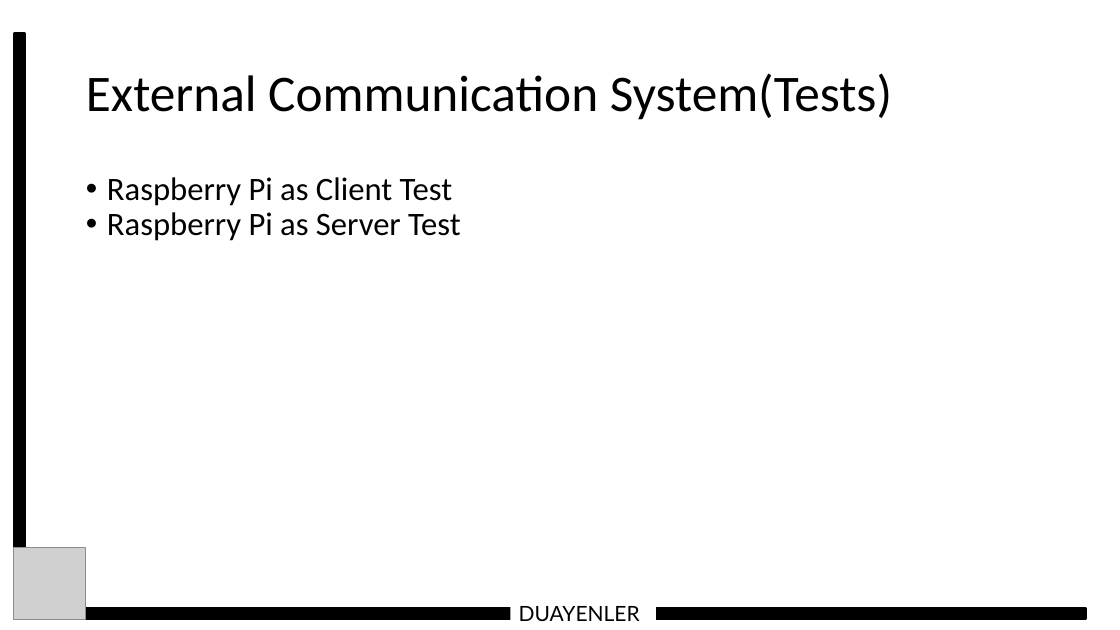
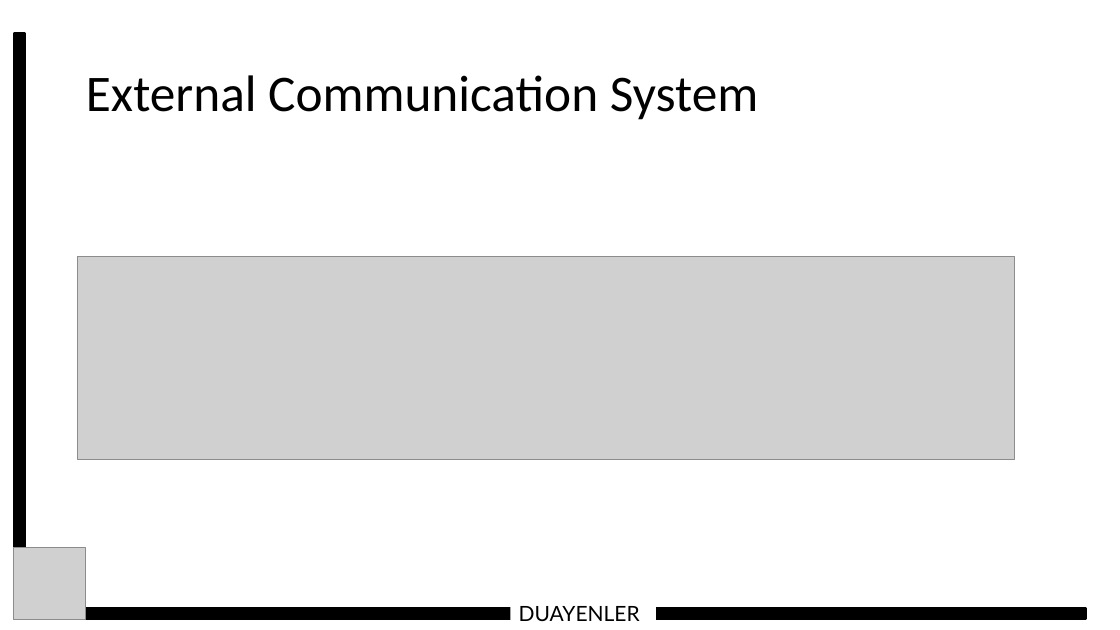
Before and after one commit to temurtas/Capstone_Duayenler, a slide deck: slide 25 of reports/conceptual_presentation/Duayenler_Conceptual_Presentation_son.pptx. Drawn at 1120x630 pixels with LibreOffice and Linux fonts; fonts in the diff are those of the drawing; grey boxes stand for pictures. Boxes give left, top, right and bottom in pixels: in the first picture for what was removed or moved away, otherwise in the second. Text is boxed around its words. In the diff, an @@ line names an element or a change of style, - is before the commit and + after.

```diff
--- a/reports/conceptual_presentation/Duayenler_Conceptual_Presentation_son.pptx
+++ b/reports/conceptual_presentation/Duayenler_Conceptual_Presentation_son.pptx
@@ text at [86, 75, 758, 120]: text changed @@
-External Communication System(Tests)
+External Communication System
@@ text removed at [107, 177, 461, 241] @@
-• Raspberry Pi as Client Test
-• Raspberry Pi as Server Test
@@ picture added at [77, 256, 1015, 460] @@
```
Also in this commit, not shown: 3 other slides changed, 1 slide added.
